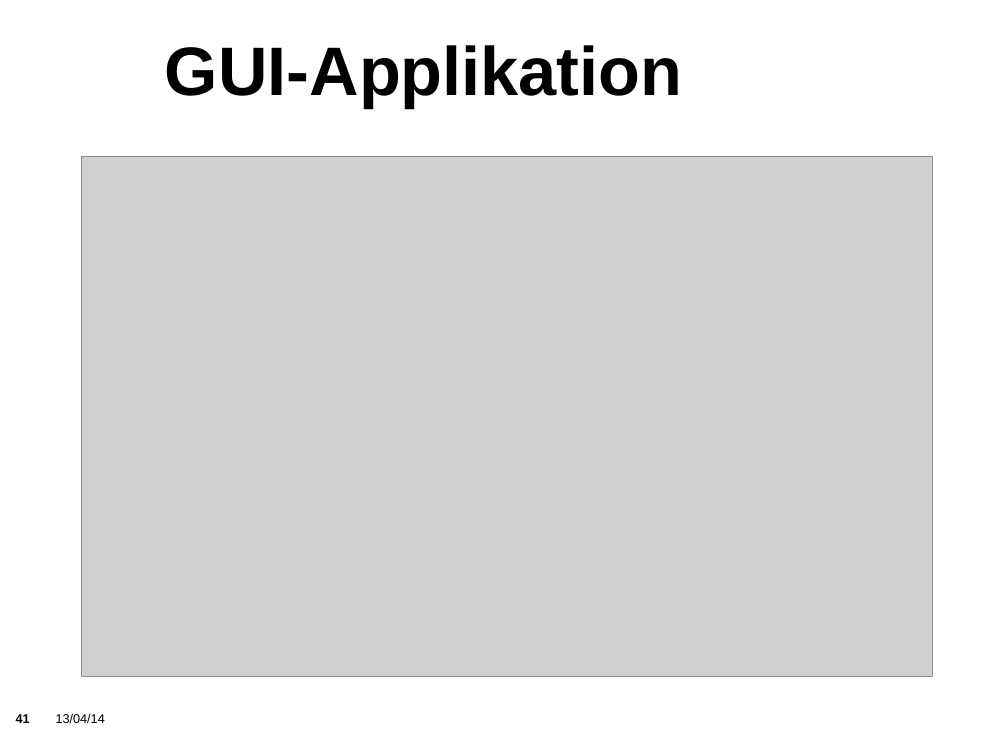
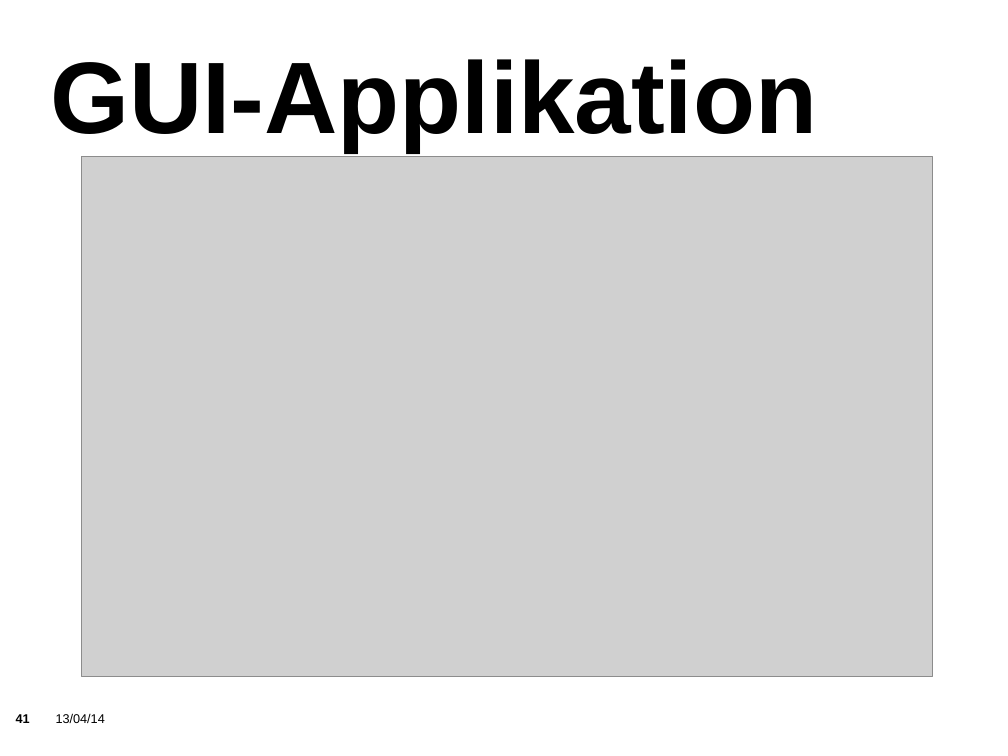
Before and after one commit to KITrokopter/Presentation, a slide deck: slide 41 of PresentationInTotal v0.1.odp. Drawn at 1008x756 pixels with LibreOffice and Linux fonts; fonts in the diff are those of the drawing; grey boxes stand for pictures; background and template pictures are left out. Boxes give left, top, right and bottom in pixels: in the first picture for what was removed or moved away, otherwise in the second. Text is boxed around its words. In the diff, an @@ line names an element or a change of style, - is before the commit and + after.

Commit message:
Fixed GUI layout

```diff
--- a/PresentationInTotal v0.1.odp
+++ b/PresentationInTotal v0.1.odp
@@ title "GUI-Applikation": place and size @@
-title "GUI-Applikation" at (165, 45, 683, 108)
+title "GUI-Applikation" at (50, 59, 817, 152)
@@ title "GUI-Applikation" at (50, 59, 817, 152): size 54 to 80 pt; alignment centre to left @@
```
Also in this commit, not shown: 5 other slides changed.
